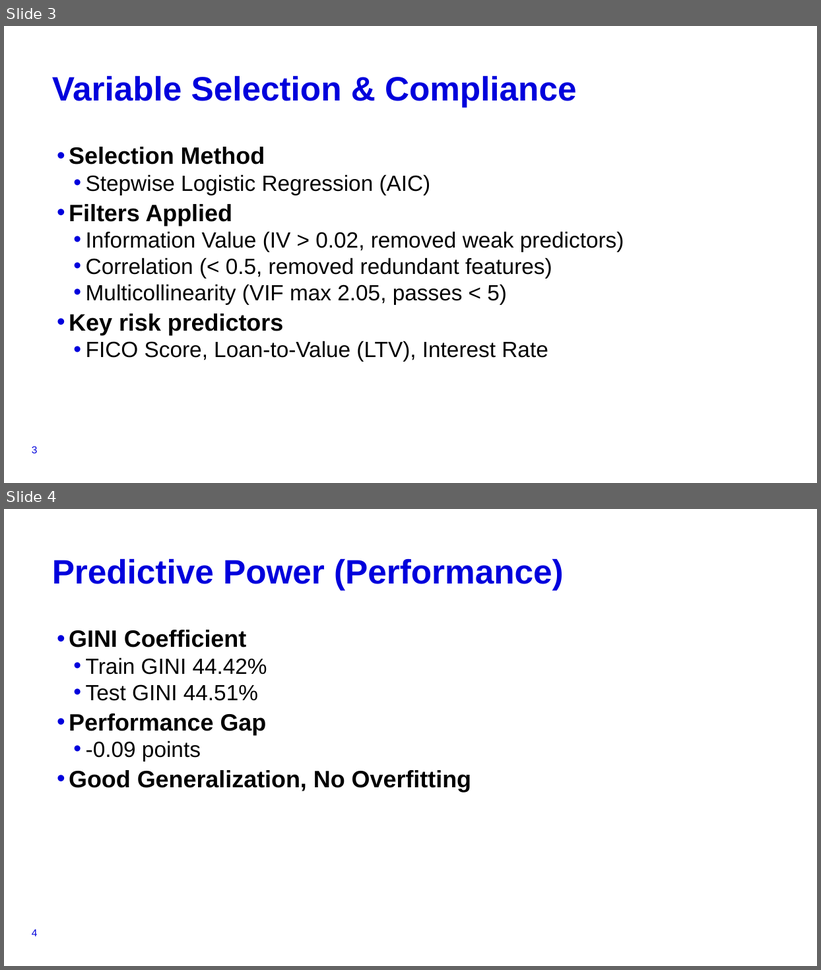
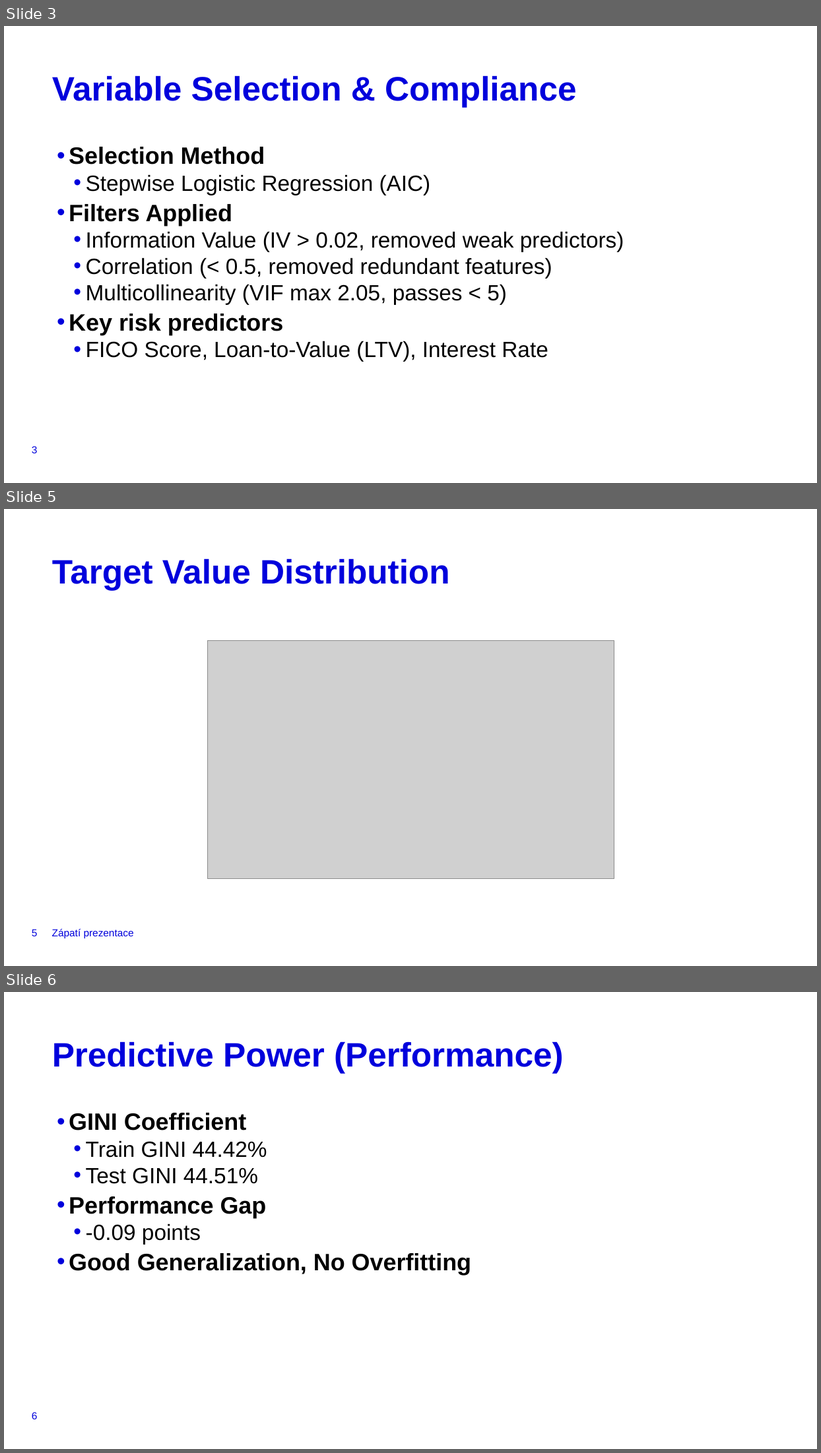
Before and after one commit to konj27/CreditRisk, a slide deck: APRE_Presentation.pptx. Shown one above the other, each under a label of ours: slides 3 and 4 before the commit, slides 3, 5 and 6 after it; the slides between them are not shown. The pictures are 821x970 and 821x1453 pixels, drawn with LibreOffice and Linux fonts; fonts in the diff are those of the drawing; grey boxes stand for pictures; background and template pictures are left out. Boxes give left, top, right and bottom in pixels: in the first picture for what was removed or moved away, otherwise in the second. Text is boxed around its words. In the diff, an @@ line names an element or a change of style, - is before the commit and + after.

Commit message:
adding pictures to the presentation

```diff
--- a/APRE_Presentation.pptx
+++ b/APRE_Presentation.pptx
@@ slide 5 added at <box>4,509,817,966</box>, background #FFFFFF @@
@@ title added at <box>52,559,450,590</box>, 40 pt, text #0000DC, bold @@
+Target Value Distribution
@@ picture added at <box>207,641,614,879</box> @@
@@ page number added at <box>32,929,38,937</box>, 12 pt, text #0000DC @@
+5
@@ text added at <box>52,929,134,939</box>, 12 pt, text #0000DC @@
+Zápatí prezentace
@@ what was slide 4 is now slide 6 @@
@@ page number at <box>32,1412,38,1420</box>: text changed @@
-4
+6
```
Also in this commit, not shown: 4 other slides added.
